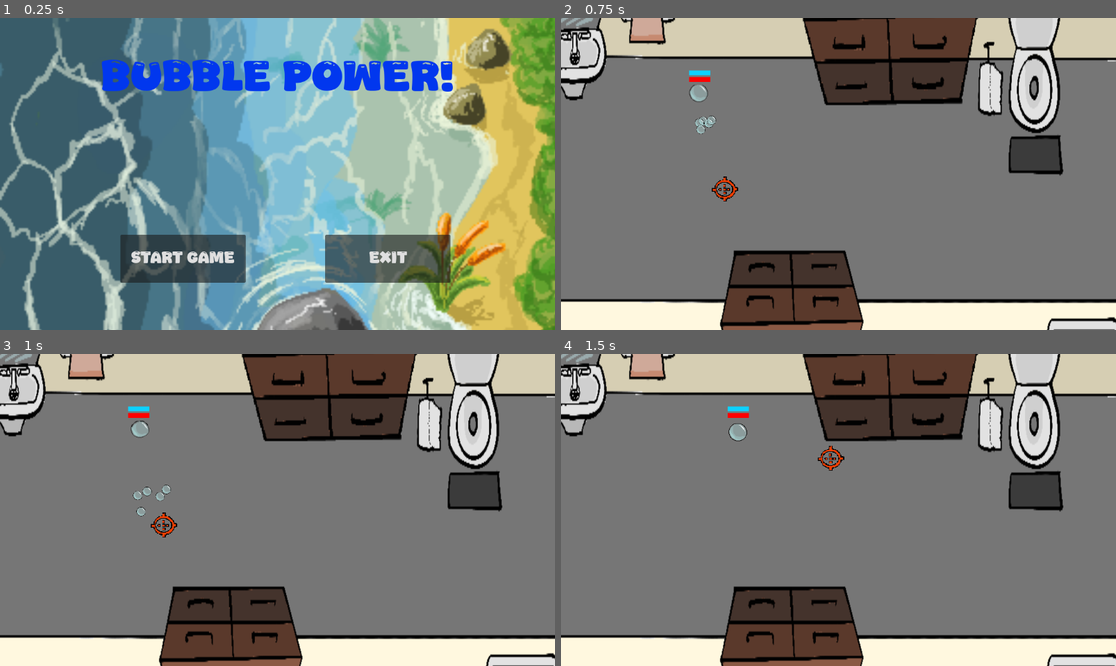
Above: before the commit, frames 1-4 (two rows, left to right).
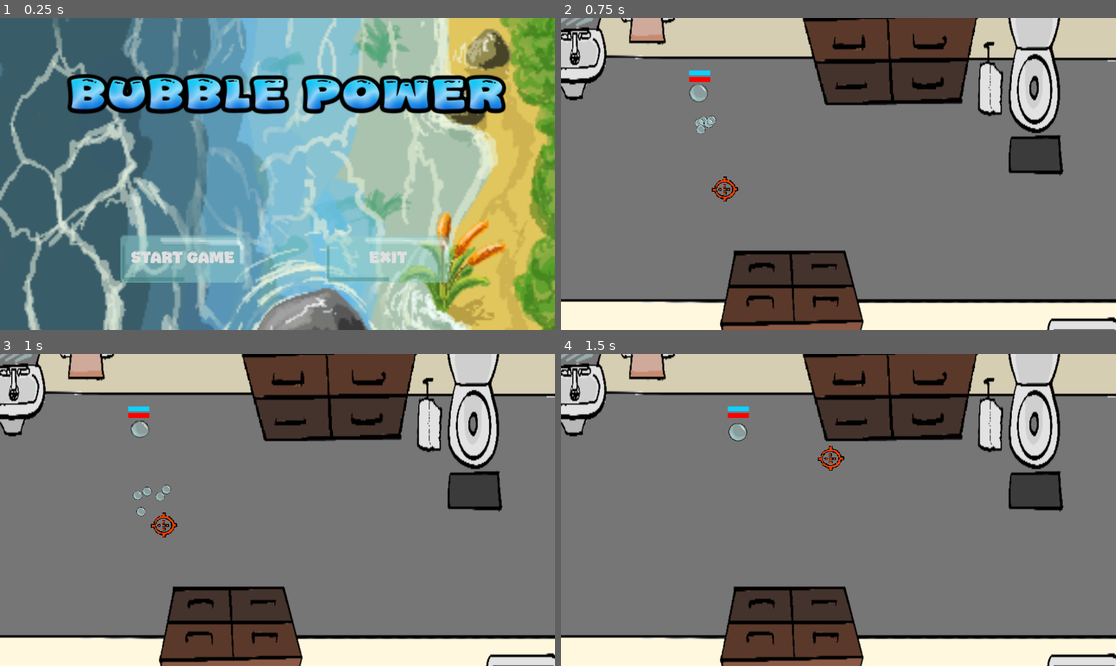
Above: after the commit, the same moments.

Repository: ConnorTamme/Bubble-Power
Game: Godot game, scene res://start_screen.tscn
Two runs of this game, one before a commit and one after it. Both use one fixed random seed, a clock stepped at 60 frames per second and the inputs below. This scene is started directly instead of the project's main scene. The engine's default icon, where the game draws it, is replaced by a stand-in: a white triangle on a blue panel in a dark square.
Inputs (mouse positions are in pixels of both pictures, inside the frame that each line leads up to):
- Up to frame 1 (0.25 s): no input
- Up to frame 2 (0.75 s): click "START GAME" at 0.5 s
- Up to frame 3 (1 s): no input
- Up to frame 4 (1.5 s): move the mouse to (960, 494) at 1.27 s; press the mouse at (960, 494) at 1.28 s; hold D (p1_right) from 1.28 s (still down)

The runs differ from the first frame. In frame 1, 18% of the frame differs, in the area x 12-92%, y 13-85%; in frame 2, nothing differs; in frame 3, nothing differs; in frame 4, nothing differs.

Commit message:
Tweaked a few things made a theme for buttons

Diff:
--- /dev/null
+++ b/ButtonTheme.tres
@@ -0,0 +1,45 @@
+[gd_resource type="Theme" load_steps=12 format=3 uid="uid://bov17heevdgcu"]
+
+[ext_resource type="Texture2D" uid="uid://dxysrd0rghd0k" path="res://button_clicked.png" id="1_m2ntg"]
+[ext_resource type="Texture2D" uid="uid://btp6jwpkc1wkh" path="res://button_hover.png" id="2_neigc"]
+[ext_resource type="Texture2D" uid="uid://ddhiab7eb3ya3" path="res://button_norm.png" id="3_rcswa"]
+[ext_resource type="FontFile" uid="uid://5i6rqgrqo7yg" path="res://Jhon Cream.ttf" id="4_42sl4"]
+
+[sub_resource type="StyleBoxTexture" id="StyleBoxTexture_n43iv"]
+texture = ExtResource("1_m2ntg")
+region_rect = Rect2(8.67781, 41.9426, 279.339, 65.2893)
+
+[sub_resource type="StyleBoxTexture" id="StyleBoxTexture_augfd"]
+texture = ExtResource("2_neigc")
+region_rect = Rect2(4.54558, 43.5954, 281.818, 64.4628)
+
+[sub_resource type="StyleBoxTexture" id="StyleBoxTexture_umf5p"]
+texture = ExtResource("3_rcswa")
+region_rect = Rect2(7.02492, 41.9426, 278.513, 65.2893)
+
+[sub_resource type="StyleBoxTexture" id="StyleBoxTexture_dfmii"]
+texture = ExtResource("3_rcswa")
+region_rect = Rect2(6.37565, 46.3954, 278.971, 59.552)
+modulate_color = Color(0.354696, 0.593837, 0.843929, 1)
+
+[sub_resource type="StyleBoxTexture" id="StyleBoxTexture_4jf0e"]
+texture = ExtResource("2_neigc")
+region_rect = Rect2(7.85136, 44.4219, 277.686, 62.8099)
+
+[sub_resource type="StyleBoxTexture" id="StyleBoxTexture_anlgr"]
+texture = ExtResource("3_rcswa")
+region_rect = Rect2(8.67781, 45.2483, 276.86, 59.5042)
+
+[sub_resource type="StyleBoxTexture" id="StyleBoxTexture_dp8f5"]
+texture = ExtResource("1_m2ntg")
+region_rect = Rect2(7.85136, 43.5954, 281.818, 64.4628)
+
+[resource]
+/styles/button_clicked = SubResource("StyleBoxTexture_n43iv")
+/styles/button_hover = SubResource("StyleBoxTexture_augfd")
+/styles/button_norm = SubResource("StyleBoxTexture_umf5p")
+Button/fonts/font = ExtResource("4_42sl4")
+Button/styles/disabled = SubResource("StyleBoxTexture_dfmii")
+Button/styles/hover = SubResource("StyleBoxTexture_4jf0e")
+Button/styles/normal = SubResource("StyleBoxTexture_anlgr")
+Button/styles/pressed = SubResource("StyleBoxTexture_dp8f5")
--- a/start_screen.gd
+++ b/start_screen.gd
@@ -4,7 +4,7 @@
 
 # Called when the node enters the scene tree for the first time.
 func _ready() -> void:
-	$Title.text = "[center]%s[/center]" % $Title.text
+	pass
 
 
 # Called every frame. 'delta' is the elapsed time since the previous frame.
--- a/start_screen.tscn
+++ b/start_screen.tscn
@@ -1,8 +1,10 @@
-[gd_scene load_steps=4 format=3 uid="uid://byjnj6r343o6w"]
+[gd_scene load_steps=6 format=3 uid="uid://byjnj6r343o6w"]
 
 [ext_resource type="Script" path="res://start_screen.gd" id="1_3eful"]
 [ext_resource type="FontFile" uid="uid://5i6rqgrqo7yg" path="res://Jhon Cream.ttf" id="2_nqelo"]
+[ext_resource type="Theme" uid="uid://bov17heevdgcu" path="res://ButtonTheme.tres" id="2_wb1hg"]
 [ext_resource type="Texture2D" uid="uid://d07ckc1iv5p2f" path="res://river.png" id="3_7gbsq"]
+[ext_resource type="Texture2D" uid="uid://cku1fhli62f4a" path="res://Title_Logo.png" id="4_tbsvm"]
 
 [node name="StartScreen" type="Node2D"]
 script = ExtResource("1_3eful")
@@ -13,6 +15,7 @@
 offset_top = 450.0
 offset_right = 510.0
 offset_bottom = 550.0
+theme = ExtResource("2_wb1hg")
 theme_override_fonts/font = ExtResource("2_nqelo")
 theme_override_font_sizes/font_size = 30
 text = "START GAME"
@@ -22,20 +25,10 @@
 offset_top = 450.0
 offset_right = 935.0
 offset_bottom = 550.0
+theme = ExtResource("2_wb1hg")
 theme_override_fonts/font = ExtResource("2_nqelo")
 theme_override_font_sizes/font_size = 30
 text = "EXIT"
-
-[node name="Title" type="RichTextLabel" parent="."]
-offset_top = 78.0
-offset_right = 1152.0
-offset_bottom = 256.0
-theme_override_colors/default_color = Color(0.00655464, 0.215716, 0.931363, 1)
-theme_override_fonts/normal_font = ExtResource("2_nqelo")
-theme_override_font_sizes/normal_font_size = 80
-bbcode_enabled = true
-text = "[center] BUBBLE POWER! [/center]"
-autowrap_mode = 0
 
 [node name="Sprite2D" type="Sprite2D" parent="."]
 z_index = -1
@@ -44,5 +37,10 @@
 texture = ExtResource("3_7gbsq")
 centered = false
 
+[node name="TitleSprite" type="Sprite2D" parent="."]
+position = Vector2(597, 166)
+scale = Vector2(0.5, 0.5)
+texture = ExtResource("4_tbsvm")
+
 [connection signal="button_down" from="StartBtn" to="." method="_on_start_btn_button_down"]
 [connection signal="button_down" from="ExitBtn" to="." method="_on_exit_btn_button_down"]
--- a/upgrade_ui.tscn
+++ b/upgrade_ui.tscn
@@ -1,6 +1,7 @@
-[gd_scene load_steps=11 format=3 uid="uid://m12iblo6r6v0"]
+[gd_scene load_steps=12 format=3 uid="uid://m12iblo6r6v0"]
 
 [ext_resource type="Script" path="res://upgrade_ui.gd" id="1_04tsd"]
+[ext_resource type="Theme" uid="uid://bov17heevdgcu" path="res://ButtonTheme.tres" id="2_mena2"]
 [ext_resource type="Texture2D" uid="uid://2spnr7ut5ik5" path="res://hp_icon.png" id="2_yfmm4"]
 [ext_resource type="Texture2D" uid="uid://ccyes7bgk3am2" path="res://moveSpeed_icon.webp" id="3_5v37e"]
 [ext_resource type="FontFile" uid="uid://5i6rqgrqo7yg" path="res://Jhon Cream.ttf" id="4_0l0yh"]
@@ -19,6 +20,7 @@
 offset_top = 30.0
 offset_right = 500.0
 offset_bottom = 155.0
+theme = ExtResource("2_mena2")
 theme_override_fonts/font = ExtResource("4_0l0yh")
 theme_override_font_sizes/font_size = 30
 toggle_mode = true
@@ -29,6 +31,7 @@
 offset_top = 170.0
 offset_right = 500.0
 offset_bottom = 295.0
+theme = ExtResource("2_mena2")
 theme_override_fonts/font = ExtResource("4_0l0yh")
 theme_override_font_sizes/font_size = 30
 toggle_mode = true
@@ -39,6 +42,7 @@
 offset_top = 310.0
 offset_right = 500.0
 offset_bottom = 435.0
+theme = ExtResource("2_mena2")
 theme_override_fonts/font = ExtResource("4_0l0yh")
 theme_override_font_sizes/font_size = 30
 toggle_mode = true
@@ -49,7 +53,7 @@
 offset_top = 465.0
 offset_right = 500.0
 offset_bottom = 615.0
-theme_override_fonts/font = ExtResource("4_0l0yh")
+theme = ExtResource("2_mena2")
 theme_override_font_sizes/font_size = 40
 disabled = true
 text = "CONTINUE"
@@ -232,7 +236,7 @@
 offset_bottom = 81.0
 theme_override_fonts/font = ExtResource("4_0l0yh")
 theme_override_font_sizes/font_size = 40
-text = "PLAYER STATS:"
+text = "PLAYER STAT BONUSES:"
 vertical_alignment = 2
 
 [node name="WeaponStatsLbl" type="Label" parent="."]
@@ -242,7 +246,7 @@
 offset_bottom = 310.0
 theme_override_fonts/font = ExtResource("4_0l0yh")
 theme_override_font_sizes/font_size = 40
-text = "WEAPON STATS:"
+text = "WEAPON STAT BONUSES:"
 vertical_alignment = 2
 
 [connection signal="toggled" from="UpgradeABtn" to="." method="_on_upgrade_a_btn_toggled"]
Binary file added: Title_Logo.png
Binary file added: button_clicked.png
Binary file added: button_custom.png
Binary file added: button_hover.png
Binary file added: button_norm.png
